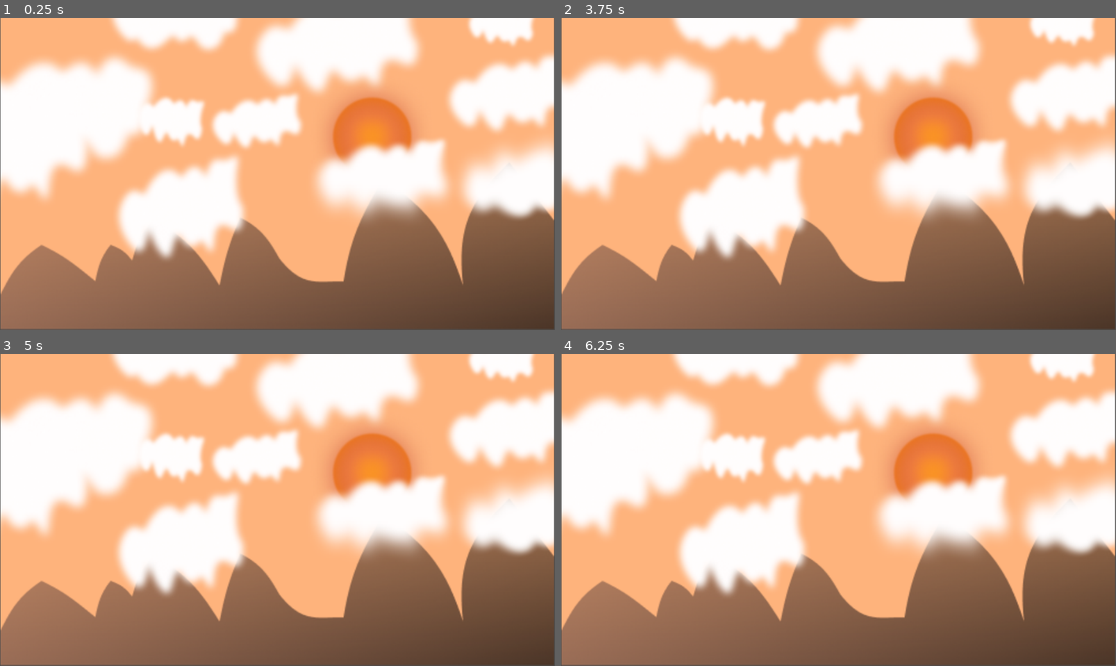
Above: before the commit, frames 1-4 (two rows, left to right).
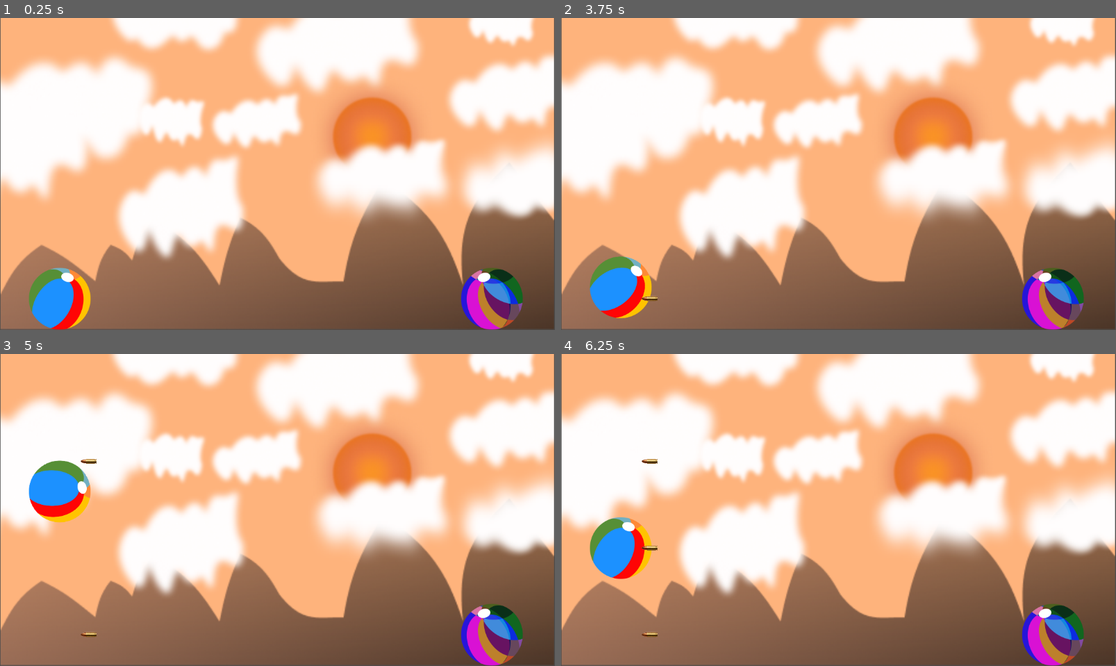
Above: after the commit, the same moments.

Repository: Muhsin-603/Juniper-Game-Jam-Game
Game: Godot game, scene res://scenes/main.tscn
Two runs of this game, one before a commit and one after it. Both use one fixed random seed, a clock stepped at 60 frames per second and the inputs below. The project has no main scene, so this scene is started directly.
Inputs:
- Up to frame 1 (0.25 s): no input
- Up to frame 2 (3.75 s): tap Enter at 0.5, 2 s; tap F (shoot) at 0.6, 1.55, 2.1, 2.85 s; tap Space (jump_action) at 0.77, 0.8, 1.07, 1.25, 1.35, 1.52, 1.82, 2.3, 3.02, 3.32, 3.5, 3.6 s
- Up to frame 3 (5 s): tap Space (jump_action) at 3.77, 4.07, 4.52, 4.82 s; tap F (shoot) at 4.35 s
- Up to frame 4 (6.25 s): tap F (shoot) at 5.1, 6.05 s; tap Space (jump_action) at 5.3, 5.85, 6.02 s

The runs differ from the first frame. In frame 1, 3.5% of the frame differs, in the area x 5-95%, y 79-100%; in frame 2, 3.5%; in frame 3, 3.5%; in frame 4, 3.6%, in the area x 5-95%, y 33-100%.

Commit message:
added bullet, dodging sequence, There is a bug bullet is freezed on the position and it is inverted for player

Diff:
--- /dev/null
+++ b/scenes/bullet.tscn
@@ -0,0 +1,16 @@
+[gd_scene format=3 uid="uid://c72oq0jiarvvj"]
+
+[ext_resource type="Texture2D" uid="uid://dughup6ge5eo6" path="res://assets/items/bullet_1.png" id="1_mkf8s"]
+
+[sub_resource type="RectangleShape2D" id="RectangleShape2D_evq70"]
+size = Vector2(28, 6)
+
+[node name="Bullet" type="Area2D" unique_id=218985234]
+
+[node name="Sprite2D" type="Sprite2D" parent="." unique_id=964127236]
+scale = Vector2(0.15, 0.15)
+texture = ExtResource("1_mkf8s")
+
+[node name="CollisionShape2D" type="CollisionShape2D" parent="." unique_id=595571931]
+position = Vector2(2, 0)
+shape = SubResource("RectangleShape2D_evq70")
--- /dev/null
+++ b/scenes/enemy.tscn
@@ -0,0 +1,16 @@
+[gd_scene format=3 uid="uid://d1dnhp7qphafm"]
+
+[ext_resource type="Texture2D" uid="uid://bhy3rw7mjmrpi" path="res://assets/enemy/enemy.png" id="1_7p1mj"]
+[ext_resource type="Script" uid="uid://id3ny2h6g8eg" path="res://scripts/enemy.gd" id="1_md0e3"]
+
+[sub_resource type="CircleShape2D" id="CircleShape2D_7p1mj"]
+radius = 127.769325
+
+[node name="Enemy" type="CharacterBody2D" unique_id=1163984074]
+script = ExtResource("1_md0e3")
+
+[node name="Sprite2D" type="Sprite2D" parent="." unique_id=1322247318]
+texture = ExtResource("1_7p1mj")
+
+[node name="CollisionShape2D" type="CollisionShape2D" parent="." unique_id=1760166462]
+shape = SubResource("CircleShape2D_7p1mj")
--- a/scenes/main.tscn
+++ b/scenes/main.tscn
@@ -1,6 +1,8 @@
 [gd_scene format=3 uid="uid://d2e0xllp6hrtq"]
 
 [ext_resource type="Texture2D" uid="uid://d4i4uscrnb1ab" path="res://assets/bg/Cowboy-bg.png" id="1_o5qli"]
+[ext_resource type="PackedScene" uid="uid://d1dnhp7qphafm" path="res://scenes/enemy.tscn" id="2_0wfyh"]
+[ext_resource type="PackedScene" uid="uid://o574kovqis7r" path="res://scenes/player.tscn" id="3_sugp2"]
 
 [node name="main" type="Node2D" unique_id=1753901930]
 
@@ -8,3 +10,11 @@
 position = Vector2(575.4681, 324)
 scale = Vector2(2.2978723, 2.2978723)
 texture = ExtResource("1_o5qli")
+
+[node name="Enemy" parent="." unique_id=1163984074 instance=ExtResource("2_0wfyh")]
+position = Vector2(1021, 583)
+scale = Vector2(0.5, 0.5)
+
+[node name="Player" parent="." unique_id=202460842 instance=ExtResource("3_sugp2")]
+position = Vector2(124, 583)
+scale = Vector2(0.5, 0.5)
--- /dev/null
+++ b/scripts/bullet.gd
@@ -0,0 +1,18 @@
+extends Area2D
+
+const BULLET_SPEED: float = 1400.0
+var direction: float = 1.0
+var initialized: bool = false
+
+func _process(delta: float) -> void:
+	position.x += BULLET_SPEED * direction * delta
+
+	if not initialized:
+		if direction > 0.0:
+			$Sprite2D.flip_h = true
+		else:
+			$Sprite2D.flip_h = false
+		initialized = true
+
+	if position.x > 1500.0 or position.x < -200.0:
+		queue_free()
--- /dev/null
+++ b/scripts/enemy.gd
@@ -0,0 +1,61 @@
+extends CharacterBody2D
+
+
+const GROUND_Y: float = 583.0
+const MID_Y: float = 403.0
+const HIGH_Y: float = 223.0
+
+@onready var sprite: Sprite2D = $Sprite2D
+
+func _ready() -> void:
+	position.y = GROUND_Y
+
+func execute_dodge(dodge_type: String) -> Tween:
+	var target_y: float = GROUND_Y
+	var duration: float = 0.5
+
+	match dodge_type:
+		"stay":
+			target_y = GROUND_Y
+		"jump":
+			target_y = MID_Y
+		"double_jump":
+			target_y = HIGH_Y
+
+
+	var tween := create_tween().set_parallel(true)
+	tween.tween_property(self, "position:y", target_y, duration).set_trans(Tween.TRANS_QUAD).set_ease(Tween.EASE_OUT)
+
+
+	if dodge_type != "stay":
+		var rotation_amount = PI * 2 if dodge_type == "jump" else PI * 4
+		tween.tween_property(sprite, "rotation", sprite.rotation + rotation_amount, duration)
+
+	return tween
+
+
+func fall_to_ground() -> void:
+	var tween := create_tween().set_parallel(true)
+	tween.tween_property(self, "position:y", GROUND_Y, 0.4).set_trans(Tween.TRANS_QUAD).set_ease(Tween.EASE_IN)
+	tween.tween_property(sprite, "rotation", 0.0, 0.4)
+
+func execute_attack_jump(attack_type: String) -> Tween:
+	var target_y: float = GROUND_Y
+	var duration: float = 0.5
+
+	match attack_type:
+		"low":
+			target_y = GROUND_Y
+		"mid":
+			target_y = MID_Y
+		"high":
+			target_y = HIGH_Y
+
+	var tween := create_tween().set_parallel(true)
+	tween.tween_property(self, "position:y", target_y, duration).set_trans(Tween.TRANS_QUAD).set_ease(Tween.EASE_OUT)
+
+	if attack_type != "low":
+		var rotation_amount = PI * 2 if attack_type == "mid" else PI * 4
+		tween.tween_property(sprite, "rotation", sprite.rotation + rotation_amount, duration)
+
+	return tween
--- a/scripts/player.gd
+++ b/scripts/player.gd
@@ -1,6 +1,11 @@
 extends CharacterBody2D
 
 var pending_jump_state: int = 0
+const GROUND_Y: float = 583.0
+const MID_Y: float = 403.0
+const HIGH_Y: float = 223.0
+
+@onready var sprite: Sprite2D = $Sprite2D
 
 func _process(_delta: float) -> void:
 
@@ -16,23 +21,89 @@
 		pending_jump_state += 1
 		if pending_jump_state > 2:
 			pending_jump_state = 2
-		print("Jump level modifier set to: ", pending_jump_state)
+
+
+		if TurnManager.player_role == "attack":
+			print("Attack Height Modifier: ", pending_jump_state)
+		else:
+			print("Dodge Height Modifier: ", pending_jump_state)
 
 
 	elif Input.is_action_just_pressed("shoot"):
-		var chosen_shot: String = "low"
-
-		if pending_jump_state == 1:
-			chosen_shot = "mid"
-		elif pending_jump_state == 2:
-			chosen_shot = "high"
-
-		TurnManager.player_queue.append(chosen_shot)
-		print("Shot locked in: ", chosen_shot, " Current Queue: ", TurnManager.player_queue)
+		var chosen_action: String = ""
 
 
+		if TurnManager.player_role == "attack":
+			match pending_jump_state:
+				0: chosen_action = "low"
+				1: chosen_action = "mid"
+				2: chosen_action = "high"
+		else: # Player is currently in DODGING role
+			match pending_jump_state:
+				0: chosen_action = "stay"
+				1: chosen_action = "jump"
+				2: chosen_action = "double_jump"
+
+
+		TurnManager.player_queue.append(chosen_action)
+
+
+		if TurnManager.player_role == "attack":
+			print("🔥 Attack Choice Locked: ", chosen_action, " | Current Queue: ", TurnManager.player_queue)
+		else:
+			print("🛡️ Dodge Choice Locked: ", chosen_action, " | Current Queue: ", TurnManager.player_queue)
+
+		# FORCE RESET the modifier for the next action choice slot
 		pending_jump_state = 0
 
 		if TurnManager.player_queue.size() == 3:
-			print("All 3 moves loaded! Readying showdown sequence...")
+			print("✅ All 3 selections registered! Initializing cinematic sequence transfers...")
 			TurnManager.lock_and_start_showdown()
+func execute_attack_jump(attack_type: String) -> Tween:
+	var target_y: float = GROUND_Y
+	var duration: float = 0.5
+
+	match attack_type:
+		"low":
+			target_y = GROUND_Y
+		"mid":
+			target_y = MID_Y
+		"high":
+			target_y = HIGH_Y
+
+	var tween := create_tween().set_parallel(true)
+	tween.tween_property(self, "position:y", target_y, duration).set_trans(Tween.TRANS_QUAD).set_ease(Tween.EASE_OUT)
+
+	if attack_type != "low":
+		var rotation_amount = PI * 2 if attack_type == "mid" else PI * 4
+		tween.tween_property(sprite, "rotation", sprite.rotation + rotation_amount, duration)
+
+	return tween
+
+func fall_to_ground() -> void:
+	var tween := create_tween().set_parallel(true)
+	tween.tween_property(self, "position:y", GROUND_Y, 0.4).set_trans(Tween.TRANS_QUAD).set_ease(Tween.EASE_IN)
+	tween.tween_property(sprite, "rotation", 0.0, 0.4)
+
+func execute_dodge(dodge_type: String) -> Tween:
+	var target_y: float = GROUND_Y
+	var duration: float = 0.5 # Time taken to reach the peak height
+
+	match dodge_type:
+		"stay":
+			target_y = GROUND_Y
+		"jump":
+			target_y = MID_Y
+		"double_jump":
+			target_y = HIGH_Y
+
+
+	var tween := create_tween().set_parallel(true)
+	tween.tween_property(self, "position:y", target_y, duration).set_trans(Tween.TRANS_QUAD).set_ease(Tween.EASE_OUT)
+
+
+	if dodge_type != "stay":
+		var rotation_amount = PI * 2 if dodge_type == "jump" else PI * 4
+		tween.tween_property(sprite, "rotation", sprite.rotation + rotation_amount, duration)
+
+	return tween
--- a/scripts/turn_manager.gd
+++ b/scripts/turn_manager.gd
@@ -1,8 +1,10 @@
 extends Node
-
 
 enum Phase { SELECTION, SHOWDOWN }
 var current_phase: Phase = Phase.SELECTION
+
+
+var player_role: String = "attack"
 
 var player_lives: int = 3
 var enemy_lives: int = 3
@@ -13,6 +15,8 @@
 const SELECTION_TIME_LIMIT: float = 10.0
 var selection_timer: float = SELECTION_TIME_LIMIT
 
+var bullet_scene: PackedScene = preload("res://scenes/bullet.tscn")
+
 signal phase_changed(new_phase: Phase)
 signal timer_updated(time_left: float)
 signal showdown_ready()
@@ -21,7 +25,6 @@
 	if current_phase == Phase.SELECTION:
 		selection_timer -= delta
 		timer_updated.emit(selection_timer)
-
 		if selection_timer <= 0.0:
 			lock_and_start_showdown()
 
@@ -29,25 +32,118 @@
 	if current_phase == Phase.SHOWDOWN:
 		return
 
-	generate_ai_dodges()
+
+	generate_ai_sequence()
 
 	current_phase = Phase.SHOWDOWN
 	phase_changed.emit(current_phase)
 
+
+	var default_fallback = "low" if player_role == "attack" else "stay"
 	while player_queue.size() < 3:
-		player_queue.append("low")
+		player_queue.append(default_fallback)
 
 	showdown_ready.emit()
+	run_showdown_playback()
+
+func generate_ai_sequence() -> void:
+	enemy_queue.clear()
+
+	var choices: Array[String] = []
+	if player_role == "attack":
+		choices = ["stay", "jump", "double_jump"]
+	else:
+		choices = ["low", "mid", "high"]
+
+	for i in range(3):
+		var random_index: int = randi() % choices.size()
+		enemy_queue.append(choices[random_index])
+
+	print("--- LOCK IN COMPLETE ---")
+	print("Active Setup -> Player Role: ", player_role.to_upper())
+	print("Player Choice Queue: ", player_queue)
+	print("Enemy Choice Queue : ", enemy_queue)
+
+func run_showdown_playback() -> void:
+	print("--- SHOWDOWN BEGINS ---")
+
+	var main_scene = get_tree().current_scene
+	var player_node = main_scene.get_node_or_null("Player")
+	var enemy_node = main_scene.get_node_or_null("Enemy")
+
+
+	if not player_node or not enemy_node:
+		print("Error: Player or Enemy missing from scene tree!")
+		return
+
+	for i in range(3):
+		var player_choice = player_queue[i]
+		var enemy_choice = enemy_queue[i]
+
+		var attack_type: String = player_choice if player_role == "attack" else enemy_choice
+		var dodge_type: String = enemy_choice if player_role == "attack" else player_choice
+
+		print("Slot ", i + 1, " Execution -> Attacker: ", attack_type, " | Defender: ", dodge_type)
+
+		var player_tween: Tween
+		var enemy_tween: Tween
+
+		if player_role == "attack":
+			player_tween = player_node.execute_attack_jump(attack_type)
+			enemy_tween = enemy_node.execute_dodge(dodge_type)
+		else:
+			player_tween = player_node.execute_dodge(dodge_type)
+			enemy_tween = enemy_node.execute_attack_jump(attack_type)
+
+		if player_tween.is_valid(): await player_tween.finished
+		if enemy_tween.is_valid(): await enemy_tween.finished
+
+		var bullet_instance = bullet_scene.instantiate()
+
+		if player_role == "attack":
+			bullet_instance.position = Vector2(player_node.position.x + 60, player_node.position.y)
+			bullet_instance.set("direction", 1.0)
+		else:
+			bullet_instance.position = Vector2(enemy_node.position.x - 60, enemy_node.position.y)
+			bullet_instance.set("direction", -1.0)
+
+		main_scene.add_child(bullet_instance)
+
+		var is_hit: bool = evaluate_hit(attack_type, dodge_type)
+
+		if is_hit:
+			if player_role == "attack":
+				enemy_lives -= 1
+				print("💥 HIT! Enemy hit! Remaining enemy lives: ", enemy_lives)
+			else:
+				player_lives -= 1
+				print("💥 HIT! Player hit! Remaining player lives: ", player_lives)
+		else:
+			print("💨 MISSED! Clean dodge executed.")
+
+		await get_tree().create_timer(0.6).timeout
+
+		player_node.fall_to_ground()
+		enemy_node.fall_to_ground()
+
+		await get_tree().create_timer(0.5).timeout
+
+	print("--- ALL SHOWDOWN ACTIONS CONCLUDED ---")
+
+	if player_role == "attack":
+		player_role = "dodge"
+		print("🔄 ROLE INVERSION: Player is now DODGING! Enemy AI is preparing to attack.")
+	else:
+		player_role = "attack"
+		print("🔄 ROLE INVERSION: Player is now ATTACKING! Enemy AI is preparing to dodge.")
+
+	reset_selection_phase()
 
 func evaluate_hit(attack_type: String, dodge_type: String) -> bool:
-	if attack_type == "low" and dodge_type == "stay":
-		return true
-	if attack_type == "mid" and dodge_type == "jump":
-		return true
-	if attack_type == "high" and dodge_type == "double_jump":
-		return true
+	if attack_type == "low" and dodge_type == "stay": return true
+	if attack_type == "mid" and dodge_type == "jump": return true
+	if attack_type == "high" and dodge_type == "double_jump": return true
 	return false
-
 
 func reset_selection_phase() -> void:
 	player_queue.clear()
@@ -55,15 +151,4 @@
 	selection_timer = SELECTION_TIME_LIMIT
 	current_phase = Phase.SELECTION
 	phase_changed.emit(current_phase)
-
-func generate_ai_dodges() -> void:
-	enemy_queue.clear()
-	var choices: Array[String] = ["stay", "jump", "double_jump"]
-
-	for i in range(3):
-		var random_index: int = randi() % choices.size()
-		enemy_queue.append(choices[random_index])
-
-	print("--- LOCK IN COMPLETE ---")
-	print("Player Attack Queue: ", player_queue)
-	print("Enemy Dodge Queue  : ", enemy_queue)
+	print("Returned to Selection Mode. Input your sequences!")
Not shown, added: scripts/bullet.gd.uid
Not shown, added: scripts/enemy.gd.uid
